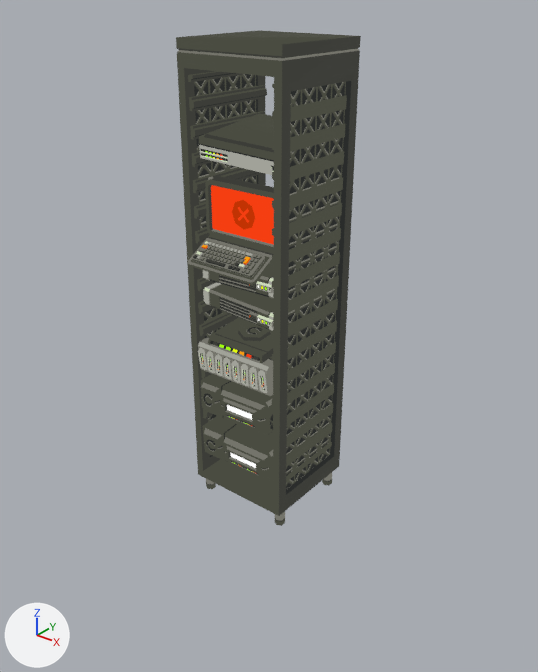
Two versions of the glTF model frontend/public/assets/models/rack-error.glb, one commit apart.
Rendered twice from a 50 mm lens placed at (2.33, -2.91, 2.82), pointed at (-0.06, 0.08, 0.96). Lighting does not change. The marker at lower left points along +X, +Y and +Z. Where no turn or scale is listed for an object, it has been applied to the vertices.
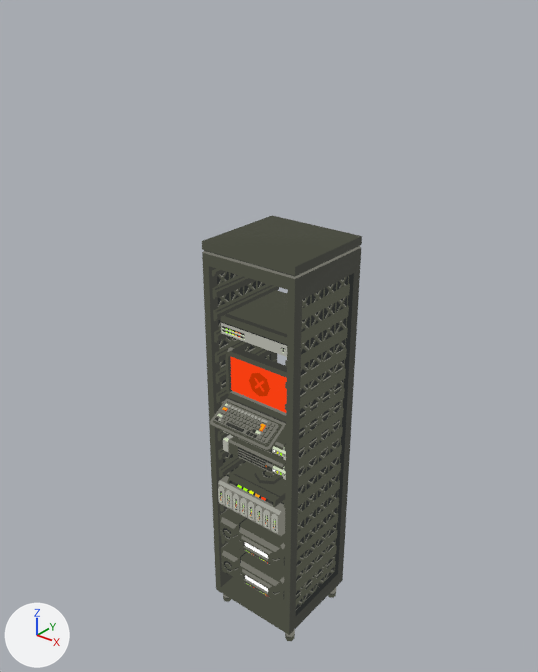
Not drawn themselves, but carrying or shaping drawn objects: ob_nas_unit, ob_ups, ob_switch_001, ob_ups_001, ob_hard_disk, ob_hard_disk_001, ob_hard_disk_002, ob_hard_disk_003, ob_hard_disk_004, ob_hard_disk_005, ob_hard_disk_006, ob_hard_disk_007.

The change, as a list of edits to the scene's bpy script:
```text
Change ob_plane_045:
    ob_plane_045.location: (0.0, 0.0, 0.0) -> (0.0, 0.115, -1.01)
Change ob_plane_046:
    ob_plane_046.location: (0.0, 0.0, 0.0) -> (0.0, 0.115, -1.01)
Change ob_plane_047:
    ob_plane_047.location: (0.0, 0.0, 0.343) -> (0.0, 0.115, -0.667)
Change ob_nas_unit:
    ob_nas_unit.rotation_euler: (0.08, -0.0008, 0.02) -> (0.0, 0.0, 0.0)  # degrees (4.6, 0, 1.1) -> degrees (0, 0, 0)
    ob_nas_unit.location: (-0.00225, -0.000382, 0.96) -> (0.0, 0.115, -0.0589)
Change ob_ups:
    ob_ups.rotation_euler: (-0.04, -0.0524, -0.0279) -> (0.0, 0.0, 0.0)  # degrees (-2.3, -3, -1.6) -> degrees (0, 0, 0)
    ob_ups.location: (0.0, 0.0, 0.684) -> (0.0, 0.115, -0.326)
Change ob_switch_001:
    ob_switch_001.rotation_euler: (0.0901, 0.0545, 0.0551) -> (0.0, 0.0, 0.0)  # degrees (5.2, 3.1, 3.2) -> degrees (0, 0, 0)
    ob_switch_001.location: (0.0, 0.0, 2.02) -> (0.0, 0.115, 1.01)
Change ob_ups_001:
    ob_ups_001.rotation_euler: (0.06, -0.0006, 0.02) -> (0.0, 0.0, 0.0)  # degrees (3.4, 0, 1.1) -> degrees (0, 0, 0)
    ob_ups_001.location: (0.0, 0.0, 0.417) -> (0.0, 0.115, -0.593)
Change ob_hard_disk:
    ob_hard_disk.location: (0.209, -0.221, 0.942) -> (0.207, -0.11, -0.0589)
Change ob_hard_disk_001:
    ob_hard_disk_001.location: (0.15, -0.222, 0.942) -> (0.148, -0.11, -0.0589)
Change ob_hard_disk_002:
    ob_hard_disk_002.location: (0.0909, -0.223, 0.942) -> (0.0886, -0.11, -0.0589)
Change ob_hard_disk_003:
    ob_hard_disk_003.location: (0.0318, -0.224, 0.942) -> (0.0295, -0.11, -0.0589)
Change ob_hard_disk_004:
    ob_hard_disk_004.location: (-0.0273, -0.225, 0.942) -> (-0.0295, -0.11, -0.0589)
Change ob_hard_disk_005:
    ob_hard_disk_005.location: (-0.0864, -0.226, 0.942) -> (-0.0886, -0.11, -0.0589)
Change ob_hard_disk_006:
    ob_hard_disk_006.location: (-0.145, -0.228, 0.942) -> (-0.148, -0.11, -0.0589)
Change ob_hard_disk_007:
    ob_hard_disk_007.location: (-0.205, -0.229, 0.942) -> (-0.207, -0.11, -0.0589)
    ob_hard_disk_007.rotation_euler: (0.849, 1.466, 0.871) -> (0.0, 1.571, 0.0)  # degrees (49, 84, 50) -> degrees (0, 90, 0)
Change ob_plane_049:
    ob_plane_049.location: (-0.001, -0.318, 1.548) -> (-0.001, -0.204, 0.538)
Change ob_plane_056:
    ob_plane_056.location: (0.0, -0.186, 1.618) -> (0.0, -0.071, 0.608)
Change ob_plane_073:
    ob_plane_073.location: (0.0, -0.204, 1.753) -> (0.0, -0.09, 0.743)
```

Where the change shows, as pixel boxes [x1, y1, x2, y2] in the pictures (538 x 672 px):
'Plane.045', moved
    before: [176, 30, 361, 516]
    after: [202, 215, 362, 635]
'Plane.047', moved
    before: [188, 71, 347, 485]
    after: [212, 269, 350, 608]
'Plane.073', moved
    before: [205, 176, 274, 251]
    after: [225, 347, 287, 419]
'Plane.062', moved, turned
    before: [198, 113, 274, 175]
    after: [220, 290, 288, 357]
'Plane.033', moved, turned
    before: [201, 374, 273, 436]
    after: [220, 508, 285, 571]
'Plane.001', moved, turned
    before: [202, 416, 273, 482]
    after: [221, 542, 285, 604]
'Plane.070', moved, turned
    before: [208, 321, 273, 363]
    after: [227, 463, 286, 507]
'Plane.069', moved, turned
    before: [198, 317, 273, 396]
    after: [218, 461, 285, 536]
'Plane.056', moved
    before: [188, 234, 274, 285]
    after: [210, 395, 286, 451]
'Plane.049', moved
    before: [192, 241, 266, 278]
    after: [213, 402, 279, 445]
'Plane.046', moved
    before: [206, 473, 332, 526]
    after: [223, 588, 336, 641]
'Plane.064', moved, turned
    before: [200, 148, 228, 162]
    after: [221, 325, 245, 340]
'Plane.065', moved
    before: [258, 370, 267, 393]
    after: [271, 513, 278, 533]
'Plane.004', moved
    before: [249, 367, 258, 389]
    after: [263, 509, 270, 528]
'Plane.008', moved
    before: [241, 364, 249, 386]
    after: [255, 505, 262, 524]
'Plane.016', moved
    before: [223, 357, 232, 379]
    after: [240, 497, 247, 516]
'Plane.028', moved, turned
    before: [198, 348, 207, 370]
    after: [218, 486, 225, 504]
'Plane.020', moved
    before: [215, 354, 223, 376]
    after: [233, 494, 240, 512]
'Plane.024', moved
    before: [206, 351, 215, 373]
    after: [225, 490, 232, 508]
'Plane.012', moved
    before: [231, 360, 240, 383]
    after: [248, 502, 255, 520]
'Plane.015', moved
    before: [233, 366, 238, 381]
    after: [249, 507, 253, 519]
'Plane.072', moved
    before: [260, 376, 265, 391]
    after: [273, 519, 276, 532]
'Plane.007', moved
    before: [251, 373, 256, 388]
    after: [265, 515, 268, 527]
'Plane.019', moved
    before: [225, 363, 230, 377]
    after: [242, 503, 245, 515]
'Plane.023', moved
    before: [217, 360, 221, 374]
    after: [234, 499, 238, 511]
'Plane.027', moved
    before: [208, 356, 213, 371]
    after: [227, 495, 230, 507]
'Plane.031', moved, turned
    before: [199, 353, 205, 368]
    after: [220, 491, 223, 503]
'Plane.011', moved
    before: [243, 369, 246, 384]
    after: [257, 511, 260, 523]
'Plane.068', moved, turned
    before: [270, 165, 274, 172]
    after: [281, 347, 286, 354]
